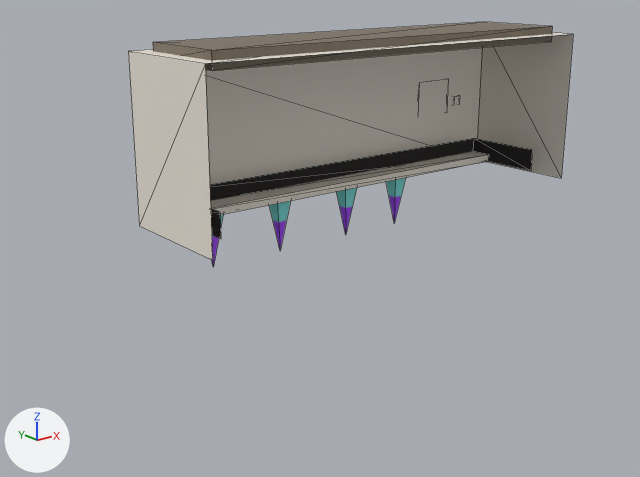
The glTF model apps/client/public/assets/mob_condizionatore_d_aria.glb as it was, and as the next commit left it.
Camera for both pictures: a camera (50 mm lens) standing at (-1.491, -1.492, 2.769) and looking at (-0.035, 0.327, 2.041). The axes (+X, +Y, +Z) are drawn at lower left. The lights are the same throughout. The picture after the commit comes second. Mesh edges are drawn as thin lines. Vertices at exactly the same position are counted once.

Objects in the first picture: 'mob_condizionatore_d_aria'.
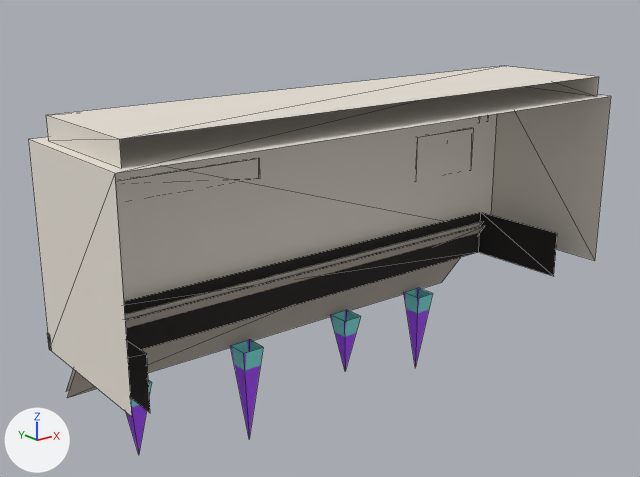
Where the change shows, as pixel boxes [x1, y1, x2, y2] in the pictures (640 x 477 px; the box of a moved part takes in the faces that stretch with it):
'mob_condizionatore_d_aria', reshaped, moved, rescaled (31% wider, 58% taller): before [128, 22, 573, 267]; after [28, 66, 611, 454]
part 1 of me_mob_condizionatore_d_aria, moved or reshaped: before [128, 33, 573, 260]; after [46, 66, 598, 168]
part 2 of me_mob_condizionatore_d_aria, moved or reshaped: before [210, 138, 533, 239]; after [124, 212, 557, 412]
part 3 of me_mob_condizionatore_d_aria, moved or reshaped (mostly hidden before): before [212, 215, 223, 267]; after [126, 380, 152, 454]
part 4 of me_mob_condizionatore_d_aria, moved or reshaped: before [269, 201, 290, 249]; after [230, 340, 263, 438]
part 5 of me_mob_condizionatore_d_aria, moved or reshaped: before [386, 178, 406, 223]; after [330, 310, 361, 370]
part 6 of me_mob_condizionatore_d_aria, moved or reshaped: before [337, 188, 357, 234]; after [404, 288, 433, 368]
part 7 of me_mob_condizionatore_d_aria, added: after [28, 86, 611, 417]
part 8 of me_mob_condizionatore_d_aria, deleted: before [153, 22, 552, 71]
part 9 of me_mob_condizionatore_d_aria, deleted: before [210, 151, 489, 215]
part 10 of me_mob_condizionatore_d_aria, added: after [66, 221, 484, 398]

Edits to the bpy script that builds the scene:
```text
Change me_mob_condizionatore_d_aria:
    used by ob_mob_condizionatore_d_aria; location = (0.0, 0.165, 2.33); scale = (0.58, 0.58, 0.58)
    verts and faces of me_mob_condizionatore_d_aria; kept vertices keep their numbers, new ones are numbered from 68
    remove me_mob_condizionatore_d_aria.from_pydata(...)  # 68 vertices, 68 faces; spans x -1.0..1.0, y -0.28..0.28, z -0.47..0.47
    add me_mob_condizionatore_d_aria.from_pydata(...)  # 98 vertices, 90 faces; spans x -1.0..1.0, y -0.36..0.36, z -0.68..0.68
    me_mob_condizionatore_d_aria part 1: the loose piece of 8 vertices spanning x -1.0..1.0, y -0.28..0.27, z -0.26..0.43 is scaled about its middle by (0.964, 0.809, 0.104), then moved by (0.0, -0.09, 0.56)
    me_mob_condizionatore_d_aria part 2: the loose piece of 8 vertices spanning x -0.9..0.9, y -0.18..0.2, z -0.22..-0.12 is scaled about its middle by (0.996, 1.04, 1.73), then moved by (0.0, -0.06, 0.15)
    me_mob_condizionatore_d_aria part 3: the loose piece of 5 vertices spanning x -0.76..-0.69, y 0.13..0.2, z -0.47..-0.22 is scaled about its middle by (1.21, 1.21, 1.18), then moved by (0.05, 0.12, -0.08)
    me_mob_condizionatore_d_aria part 4: the loose piece of 5 vertices spanning x -0.42..-0.34, y 0.13..0.2, z -0.47..-0.22 is scaled about its middle by (1.21, 1.21, 1.63), then moved by (0.17, 0.12, -0.14)
    me_mob_condizionatore_d_aria part 5: the loose piece of 5 vertices spanning x 0.27..0.35, y 0.13..0.2, z -0.47..-0.22 is moved by (-0.04, 0.12, -0.06)
    me_mob_condizionatore_d_aria part 6: the loose piece of 5 vertices spanning x -0.04..0.04, y 0.13..0.2, z -0.47..-0.22 is scaled about its middle by (1.21, 1.21, 1.48), then moved by (0.68, 0.12, -0.12)
    me_mob_condizionatore_d_aria part 7: a new loose piece of 14 vertices spanning x -1.0..1.0, y -0.36..0.18, z -0.04..0.61, in mat_mat_atlas (picture img_atlas)
    me_mob_condizionatore_d_aria part 8: the loose piece of 8 vertices spanning x -0.93..0.93, y -0.22..0.2, z 0.4..0.47 is deleted
    me_mob_condizionatore_d_aria part 9: the loose piece of 8 vertices spanning x -0.9..0.9, y 0.09..0.23, z -0.22..-0.19 is deleted
    me_mob_condizionatore_d_aria part 10
    add verts[68] = (-0.89, 0.13, 0.04)
    add verts[69] = (-0.89, 0.36, -0.29)  # pixel (65, 391)
    add verts[70] = (-0.89, 0.35, -0.3)  # pixel (67, 397)
    add verts[71] = (-0.89, 0.12, 0.02)
    add for new, old in zip([*range(72, 76)], [*range(68, 72)]): verts[new] = verts[old] + (1.78, 0.0, 0.0)
    add faces += [(68, 72, 73), (68, 73, 69), (70, 74, 75), (70, 75, 71)]
    other edits to the shape of me_mob_condizionatore_d_aria do not show in these pictures
Change ob_mob_condizionatore_d_aria:
    ob_mob_condizionatore_d_aria.location: (0.0, 0.165, 2.33) -> (0.0, 0.28, 1.918)
    ob_mob_condizionatore_d_aria.scale: (0.58, 0.58, 0.58) -> (0.784, 0.784, 0.784)
```
